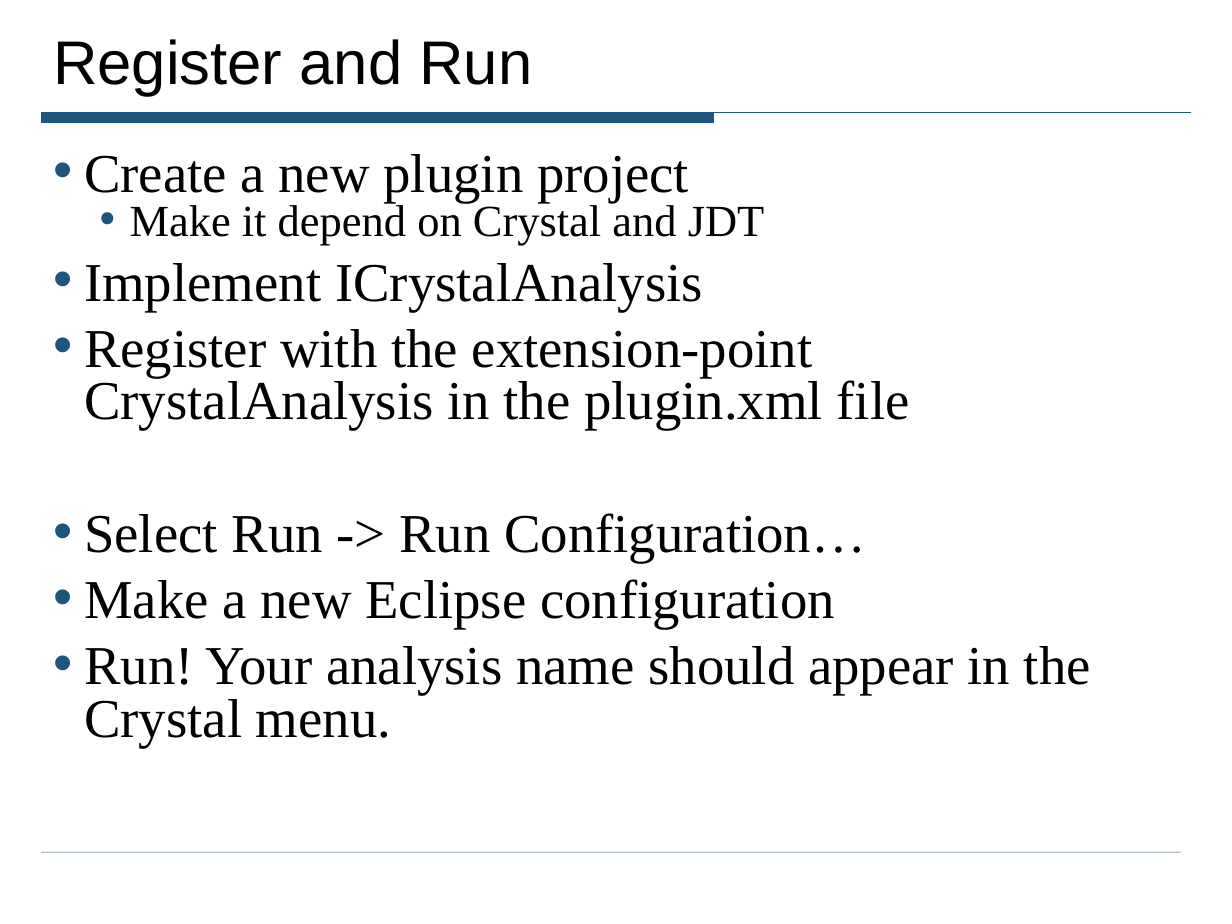
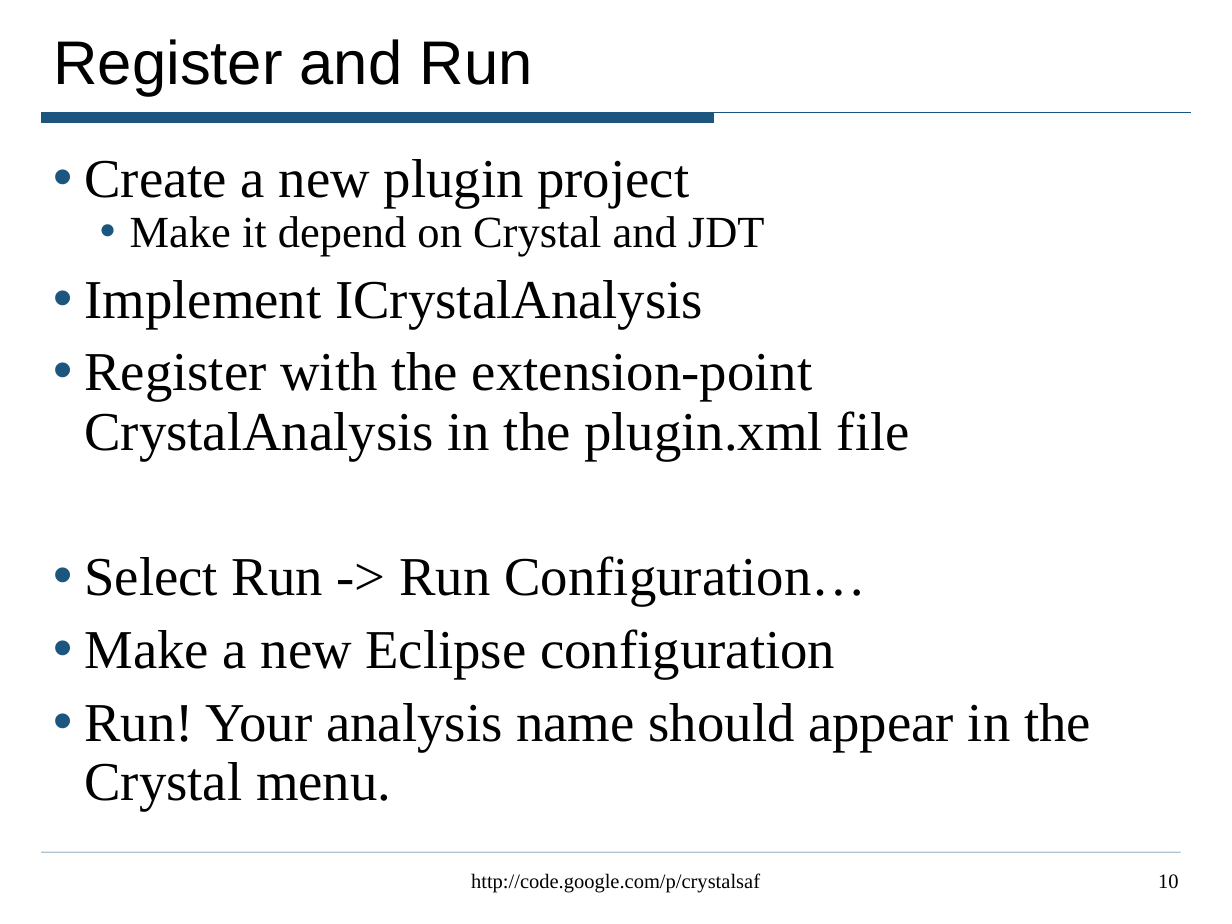
Before and after one commit to JnRouvignac/Crystal, a slide deck: slide 10 of TutorialExamples/CrystalTutorial.ppt. Drawn at 1232x924 pixels with LibreOffice and Linux fonts; fonts in the diff are those of the drawing. Boxes give left, top, right and bottom in pixels: in the first picture for what was removed or moved away, otherwise in the second. Text is boxed around its words. In the diff, an @@ line names an element or a change of style, - is before the commit and + after.

```diff
--- a/TutorialExamples/CrystalTutorial.ppt
+++ b/TutorialExamples/CrystalTutorial.ppt
@@ text "Create a new plugin project" at (84,159,1091,811): line spacing 0.8 to 0.9 @@
@@ text added at (471,873,760,893), 12 pt, text #000000 @@
+http://code.google.com/p/crystalsaf
@@ page number added at (1158,874,1178,889), 12 pt, text #000000 @@
+10
```
Also in this commit, not shown: 35 other slides changed.
